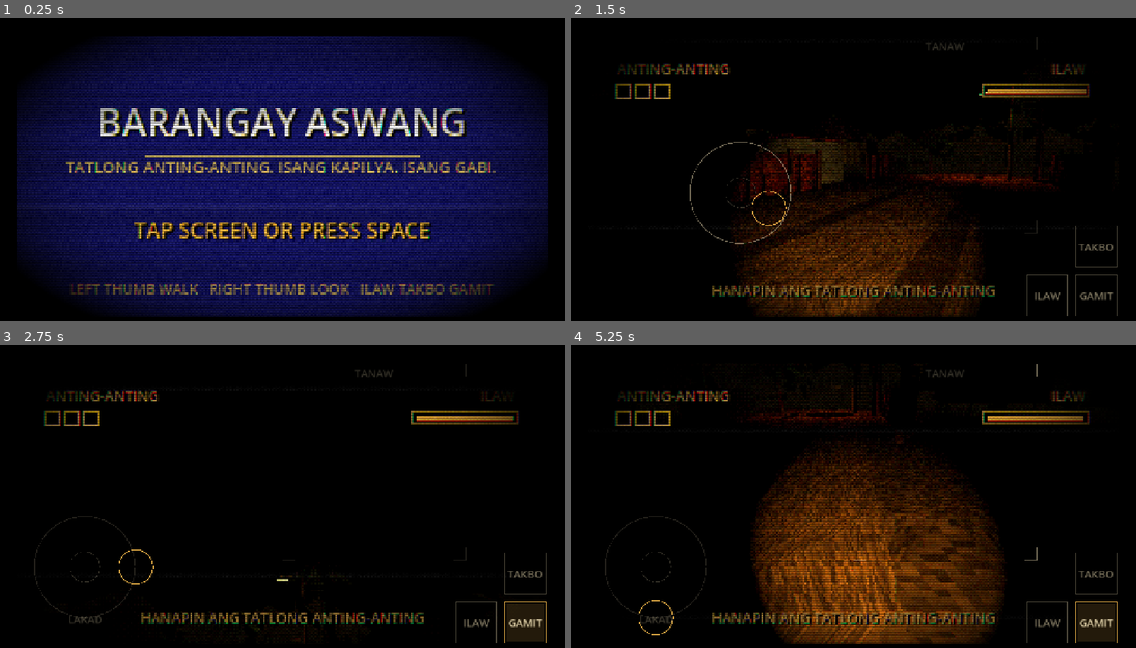
Above: before the commit, frames 1-4 (two rows, left to right).
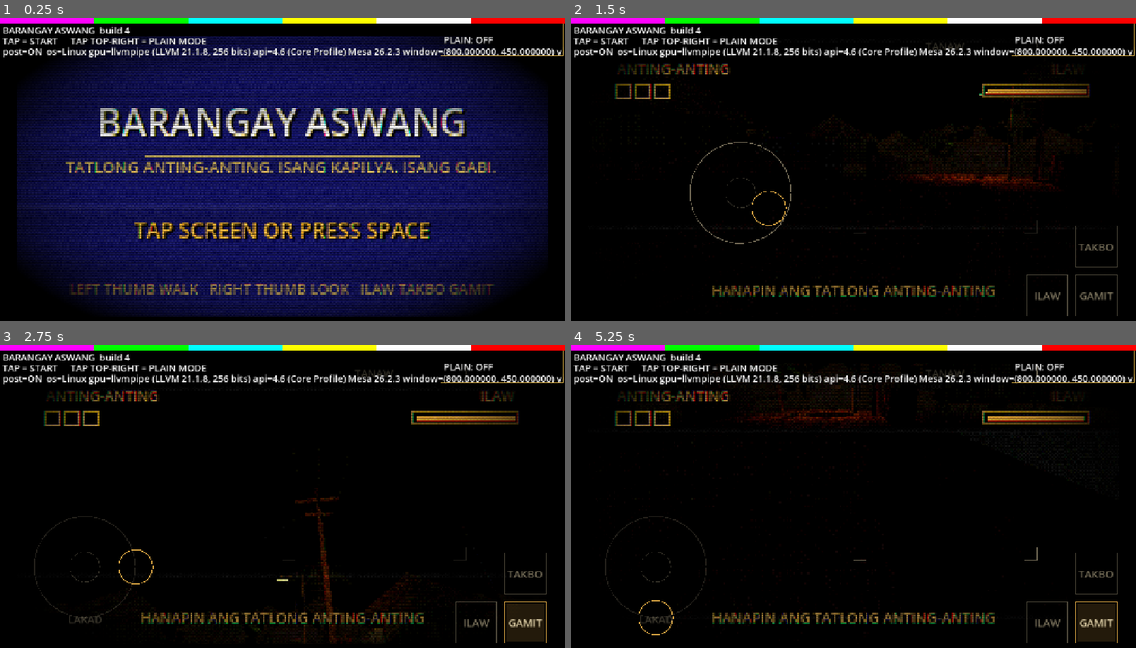
Above: after the commit, the same moments.

Repository: jmbilbao25/Filipino-psx-horror
Game: Godot game, scene res://scenes/title.tscn
The game is run twice, just before and just after one commit, with the same random seed, the same clock (stepped at 60 frames per second) and the same inputs.
Inputs (mouse positions are in pixels of both pictures, inside the frame that each line leads up to):
- Up to frame 1 (0.25 s): no input
- Up to frame 2 (1.5 s): tap Space at 0.5 s; move the mouse to (977, 160) at 0.52 s; hold D (move_right) 0.53-1.25 s; tap F (flashlight) at 0.6 s; click (977, 160) at 0.67 s; drag from (740, 193) to (825, 239) at 1.27 s
- Up to frame 3 (2.75 s): move the mouse to (339, 432) at 2.02 s; hold D (move_right) from 2.03 s (still down); hold E (interact) from 2.03 s (still down); click (339, 432) at 2.17 s; tap F (flashlight) at 2.3 s
- Up to frame 4 (5.25 s): release D (move_right) at 2.75 s; release E (interact) at 2.75 s; drag from (825, 566) to (684, 457) at 2.77 s; move the mouse to (1023, 551) at 3.52 s; hold A (move_left) 3.53-4.25 s; tap F (flashlight) at 3.6 s; click (1023, 551) at 3.67 s; drag from (684, 457) to (768, 423) at 4.27 s; move the mouse to (881, 502) at 5.02 s; hold S (move_down) from 5.03 s (still down); hold E (interact) from 5.03 s (still down); click (881, 502) at 5.17 s

The runs differ from the first frame. In frame 1, 4.2% of the frame differs, in the area x 0-100%, y 0-14%; in frame 2, 17%; in frame 3, 5.0%; in frame 4, 26%, in the area x 0-100%, y 0-99%.

Commit message:
Build 4: on-device diagnostic beacon, post-processing bypass, and a lit spawn
The black screen persists on device and cannot be reproduced here: desktop GL
renders every frame correctly. Guessing twice was already one time too many, so
this build reports its own state instead.

- ui/beacon.gd + beacon_draw.gd: colour bars and three lines of text on a
  full-resolution CanvasLayer, OUTSIDE the SubViewport and OUTSIDE post.gdshader.
  Prints OS, GPU, driver API, window and viewport size. Whether it appears
  isolates the broken layer in one install.
- Game.plain + PsxRig.set_post(): tapping the top-right corner drops the post
  material and shows the raw 320x180 image. Verified: rig reports mat=false and
  the title jumps from mean luma 29.5 to 58.1.
- PsxRig root is now a Control, not a bare Node.  is a Control and
  anchors only resolve reliably against a Control parent; under a Node its rect
  came from the viewport implicitly, which is one more desktop/mobile difference.
- Playability, and a fix the blind critic asked for independently: the spawn
  measured 91% pure #000000 with the torch off, which is indistinguishable from
  a crash. Torch now starts on and a faint moon fill was added.
  Spawn frame: mean luma 2.4 -> 11.6, pure black 90.9% -> 70.8%.
- tools/build_apk.sh now asserts the Android SDK paths in Godot's EDITOR
  settings on every run. Godot rewrites that file wholesale on any --import and
  silently drops them, which broke this build with a bogus 'Missing build-tools'.

Same signing key, so it installs over the existing app.

Diff:
--- a/scenes/psx_rig.tscn
+++ b/scenes/psx_rig.tscn
@@ -1,17 +1,47 @@
 [gd_scene load_steps=5 format=3]
 
 ; The low-res rig. All 3D content goes under the "World" SubViewport (320x180),
-; which is blown up to the screen with nearest-neighbour and run through post.gdshader.
+; which is blown up to the screen with nearest-neighbour and run through
+; post.gdshader.
+;
+; Root is a Control, not a plain Node: `Screen` is a Control and anchors only
+; resolve reliably against a Control parent. Under a bare Node its rect came
+; from the viewport implicitly, which is one more thing that can differ between
+; desktop GL and mobile GLES.
 
 [ext_resource type="Shader" path="res://shaders/post.gdshader" id="1_post"]
 
 [sub_resource type="GDScript" id="1_rig"]
-script/source = "extends Node
+script/source = "extends Control
 
 ## 0 = calm (warm amber), 1 = full tension (red cast, more grain and fringing).
 func set_tension(t: float) -> void:
 	var m: ShaderMaterial = ($Screen as TextureRect).material
-	m.set_shader_parameter(&\"tension\", clampf(t, 0.0, 1.0))
+	if m != null:
+		m.set_shader_parameter(&\"tension\", clampf(t, 0.0, 1.0))
+
+
+## Post-processing off = the raw 320x180 image, straight to the screen.
+## Exists because a real device rendered the whole post chain black while every
+## desktop capture was correct, and a bypass is the only way to tell from the
+## outside whether the shader or the viewport is at fault.
+func set_post(on: bool) -> void:
+	var s := $Screen as TextureRect
+	if on:
+		if s.material == null:
+			var m := ShaderMaterial.new()
+			m.shader = load(\"res://shaders/post.gdshader\")
+			s.material = m
+	else:
+		s.material = null
+
+
+## One line in logcat that says whether the chain is actually wired up.
+func report() -> String:
+	var vp := $World as SubViewport
+	var s := $Screen as TextureRect
+	return \"rig: screen_size=%v vp_size=%v tex=%s mat=%s\" % [
+		s.size, vp.size, s.texture != null, s.material != null]
 "
 
 [sub_resource type="ShaderMaterial" id="2_post"]
@@ -20,7 +50,13 @@
 [sub_resource type="ViewportTexture" id="3_vp"]
 viewport_path = NodePath("World")
 
-[node name="PsxRig" type="Node"]
+[node name="PsxRig" type="Control"]
+anchors_preset = 15
+anchor_right = 1.0
+anchor_bottom = 1.0
+grow_horizontal = 2
+grow_vertical = 2
+mouse_filter = 2
 script = SubResource("1_rig")
 
 [node name="World" type="SubViewport" parent="."]
@@ -40,6 +76,7 @@
 anchor_bottom = 1.0
 grow_horizontal = 2
 grow_vertical = 2
+mouse_filter = 2
 texture = SubResource("3_vp")
 expand_mode = 1
 stretch_mode = 5
--- a/scripts/game.gd
+++ b/scripts/game.gd
@@ -10,6 +10,8 @@
 
 func _ready() -> void:
 	Game.reset()
+	add_child(Beacon.new())
+	($Rig as Node).call(&"set_post", not Game.plain)
 	var world: Node = $Rig/World
 
 	var barangay := Barangay.new()
@@ -27,6 +29,18 @@
 		world.add_child(Charm.make(i, barangay.charm_spots[i]))
 	world.add_child(Charm.Door.make(barangay.chapel_door))
 
+	# A trace of moonlight. Without it the barangay measures 91% pure #000000 at
+	# spawn with the torch off, which is indistinguishable from a broken build --
+	# and the blind critic independently flagged the same thing ("80% of the frame
+	# is empty black; no subject, no silhouette"). Low enough that the reference's
+	# crushed blacks survive, high enough that rooflines and palms read.
+	var moon := DirectionalLight3D.new()
+	moon.rotation = Vector3(deg_to_rad(-52.0), deg_to_rad(38.0), 0.0)
+	moon.light_color = Color(0.42, 0.50, 0.78)
+	moon.light_energy = 0.16
+	moon.shadow_enabled = false
+	world.add_child(moon)
+
 	var aswang := Aswang.new()
 	aswang.position = _far_from(barangay.patrol_points, barangay.player_start.origin)
 	world.add_child(aswang)
@@ -35,6 +49,7 @@
 	# from here, so the picture reddens and grains up as it closes on you.
 	Game.tension_changed.connect(Callable($Rig, "set_tension"))
 	Sfx.ambience(true)
+	print("[game] ", ($Rig as Node).call(&"report"))
 
 
 static func _far_from(points: Array[Vector3], from: Vector3) -> Vector3:
--- a/scripts/game_state.gd
+++ b/scripts/game_state.gd
@@ -9,6 +9,11 @@
 
 var charms := 0
 var alive := true
+## Post-processing bypass. Set from the title screen, persists across scenes.
+## A real device rendered the post chain black while every desktop capture was
+## correct, so shipping a way to switch it off is the only way to tell which
+## half is broken from the outside.
+var plain := false
 ## 0 = calm, 1 = the aswang is on you. Audio and post-processing both read this.
 var tension := 0.0:
 	set(v):
--- a/scripts/player.gd
+++ b/scripts/player.gd
@@ -36,7 +36,7 @@
 ## 0.0 still, ~0.4 walking, ~1.0 sprinting. The aswang's hearing radius is
 ## hear_base + hear_gain * noise^2, so this single float is the stealth system.
 var noise := 0.0
-var flashlight_on := false
+var flashlight_on := true  # on at spawn: a black first frame reads as a crash
 var battery := 1.0
 var alive := true
 
@@ -84,7 +84,7 @@
 	torch.shadow_enabled = true
 	torch.shadow_bias = 0.08
 	torch.shadow_normal_bias = 1.2
-	torch.visible = false
+	torch.visible = true
 	cam.add_child(torch)
 
 
--- a/scripts/screen.gd
+++ b/scripts/screen.gd
@@ -21,11 +21,18 @@
 
 func _ready() -> void:
 	Sfx.ambience(false)  # crickets belong to gameplay, not to a menu
+	add_child(Beacon.new())
+	_apply_plain()
 	($Rig as Node).call(&"set_tension", tension)
+	print("[screen] ", ($Rig as Node).call(&"report"))
 	if sting != &"":
 		Sfx.play(sting)
 	if next_scene == "res://scenes/game.tscn":
 		Game.reset()
+
+
+func _apply_plain() -> void:
+	($Rig as Node).call(&"set_post", not Game.plain)
 
 
 ## Keys are POLLED with an explicit edge, not taken from _input: Input.action_press()
@@ -42,10 +49,23 @@
 
 ## Touch, which does arrive as an event. Mouse clicks land here too:
 ## project.godot has emulate_touch_from_mouse on.
+##
+## The top-right corner toggles the post-processing bypass instead of starting.
+## That corner is a diagnostic, not a feature: it is how a player on a device I
+## cannot reproduce tells me whether the shader chain is what is going black.
 func _unhandled_input(e: InputEvent) -> void:
-	if e is InputEventScreenTouch and (e as InputEventScreenTouch).pressed:
-		get_viewport().set_input_as_handled()
-		_go()
+	if not (e is InputEventScreenTouch and (e as InputEventScreenTouch).pressed):
+		return
+	get_viewport().set_input_as_handled()
+	var p := (e as InputEventScreenTouch).position
+	var vp := get_viewport().get_visible_rect().size
+	if p.x > vp.x * 0.78 and p.y < vp.y * 0.14:
+		Game.plain = not Game.plain
+		_apply_plain()
+		Sfx.play(&"ui")
+		print("[screen] plain=", Game.plain, "  ", ($Rig as Node).call(&"report"))
+		return
+	_go()
 
 
 func _go() -> void:
--- /dev/null
+++ b/ui/beacon.gd
@@ -0,0 +1,42 @@
+class_name Beacon
+extends CanvasLayer
+## Diagnostic beacon. Draws at full resolution on its own CanvasLayer, so it is
+## OUTSIDE the SubViewport and OUTSIDE post.gdshader — the two suspects.
+##
+## Why this exists: a real phone renders the game black while every offscreen
+## desktop capture is correct, so the failure is in mobile GLES and cannot be
+## reproduced here. This reports what the engine thinks is true, and gives a
+## bypass, so one screenshot identifies the broken layer instead of a guess.
+##
+## Reading it:
+##   nothing on screen at all  -> the engine or the whole canvas is dead
+##   bars + text, game black   -> the SubViewport/post chain is the culprit
+##   everything visible        -> rendering is fine, the level is just too dark
+
+const BONE := Color(0.9, 0.85, 0.7)
+
+
+func _ready() -> void:
+	layer = 100
+	var c := Control.new()
+	c.set_anchors_preset(Control.PRESET_FULL_RECT)
+	c.mouse_filter = Control.MOUSE_FILTER_IGNORE
+	c.set_script(preload("res://ui/beacon_draw.gd"))
+	add_child(c)
+	print("[beacon] ", info())
+
+
+## Plain text so it also lands in `adb logcat -s godot`.
+static func info() -> String:
+	var vp := Vector2i.ZERO
+	var tree := Engine.get_main_loop() as SceneTree
+	if tree != null and tree.root != null:
+		vp = tree.root.size
+	return "os=%s gpu=%s api=%s window=%v viewport=%v plain=%s" % [
+		OS.get_name(),
+		RenderingServer.get_video_adapter_name(),
+		RenderingServer.get_video_adapter_api_version(),
+		DisplayServer.window_get_size(),
+		vp,
+		Game.plain,
+	]
--- /dev/null
+++ b/ui/beacon_draw.gd
@@ -0,0 +1,49 @@
+extends Control
+## The beacon's pixels. Deliberately the dumbest possible drawing: flat bars and
+## draw_string, at full resolution, no shader, no viewport. If this is invisible
+## then nothing about the PSX pipeline is worth investigating yet.
+
+const BARS := [
+	Color(1, 0, 1), Color(0, 1, 0), Color(0, 1, 1),
+	Color(1, 1, 0), Color(1, 1, 1), Color(1, 0, 0),
+]
+
+
+func _ready() -> void:
+	set_process(true)
+
+
+func _process(_d: float) -> void:
+	queue_redraw()  # window size and Game.plain can both change under us
+
+
+func _draw() -> void:
+	var font := ThemeDB.fallback_font
+	var fs := int(clampf(size.y * 0.030, 9.0, 22.0))
+	var h := maxf(6.0, size.y * 0.018)
+
+	# Colour bars: if the canvas draws at all, these are impossible to miss.
+	var w := size.x / float(BARS.size())
+	for i in BARS.size():
+		draw_rect(Rect2(i * w, 0.0, w + 1.0, h), BARS[i], true)
+
+	var y := h + fs + 2.0
+	for line in [
+		"BARANGAY ASWANG  build 4",
+		"TAP = START      TAP TOP-RIGHT = PLAIN MODE",
+		"post=%s  %s" % ["OFF" if Game.plain else "ON", Beacon.info()],
+	]:
+		_text(font, Vector2(6.0, y), line, fs)
+		y += fs + 3.0
+
+	# The plain-mode hit target, drawn so it can be found without instructions.
+	var r := Rect2(size.x - size.x * 0.22, h, size.x * 0.22 - 4.0, size.y * 0.10)
+	draw_rect(r, Color(1, 0.8, 0.3, 0.85), false, 2.0)
+	_text(font, r.position + Vector2(6.0, r.size.y * 0.5 + fs * 0.4),
+		"PLAIN: %s" % ["ON" if Game.plain else "OFF"], fs)
+
+
+## Black backdrop then the glyph, so it survives any background colour.
+func _text(font: Font, at: Vector2, s: String, fs: int) -> void:
+	draw_string(font, at + Vector2.ONE, s, HORIZONTAL_ALIGNMENT_LEFT, -1, fs, Color.BLACK)
+	draw_string(font, at, s, HORIZONTAL_ALIGNMENT_LEFT, -1, fs, Color(1, 1, 1))
Not shown, added: ui/beacon.gd.uid
Not shown, added: ui/beacon_draw.gd.uid
Not shown, changed: dist/README.md
Not shown, changed: dist/barangay-aswang.apk
Not shown, changed: tools/build_apk.sh
